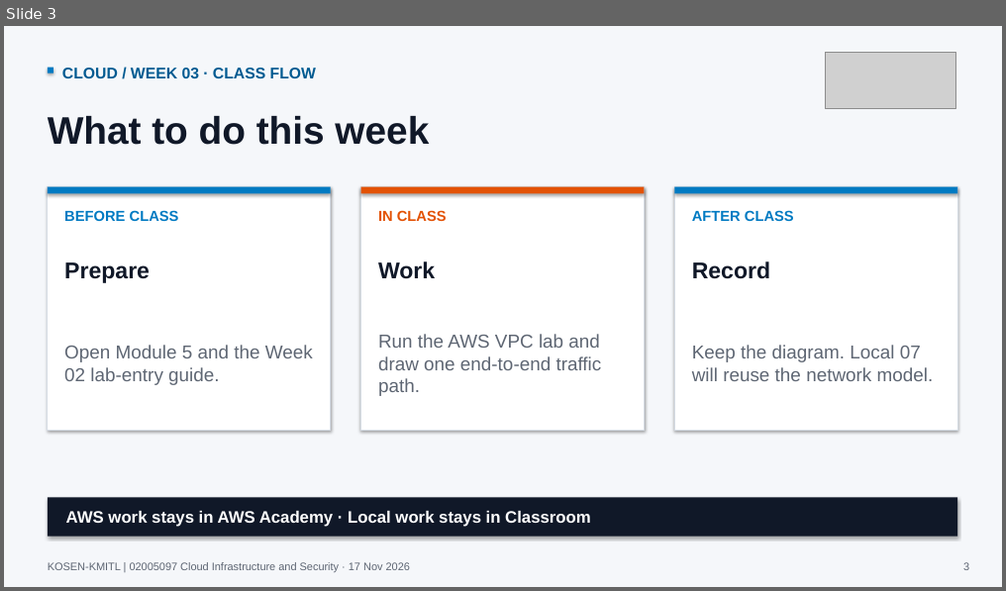
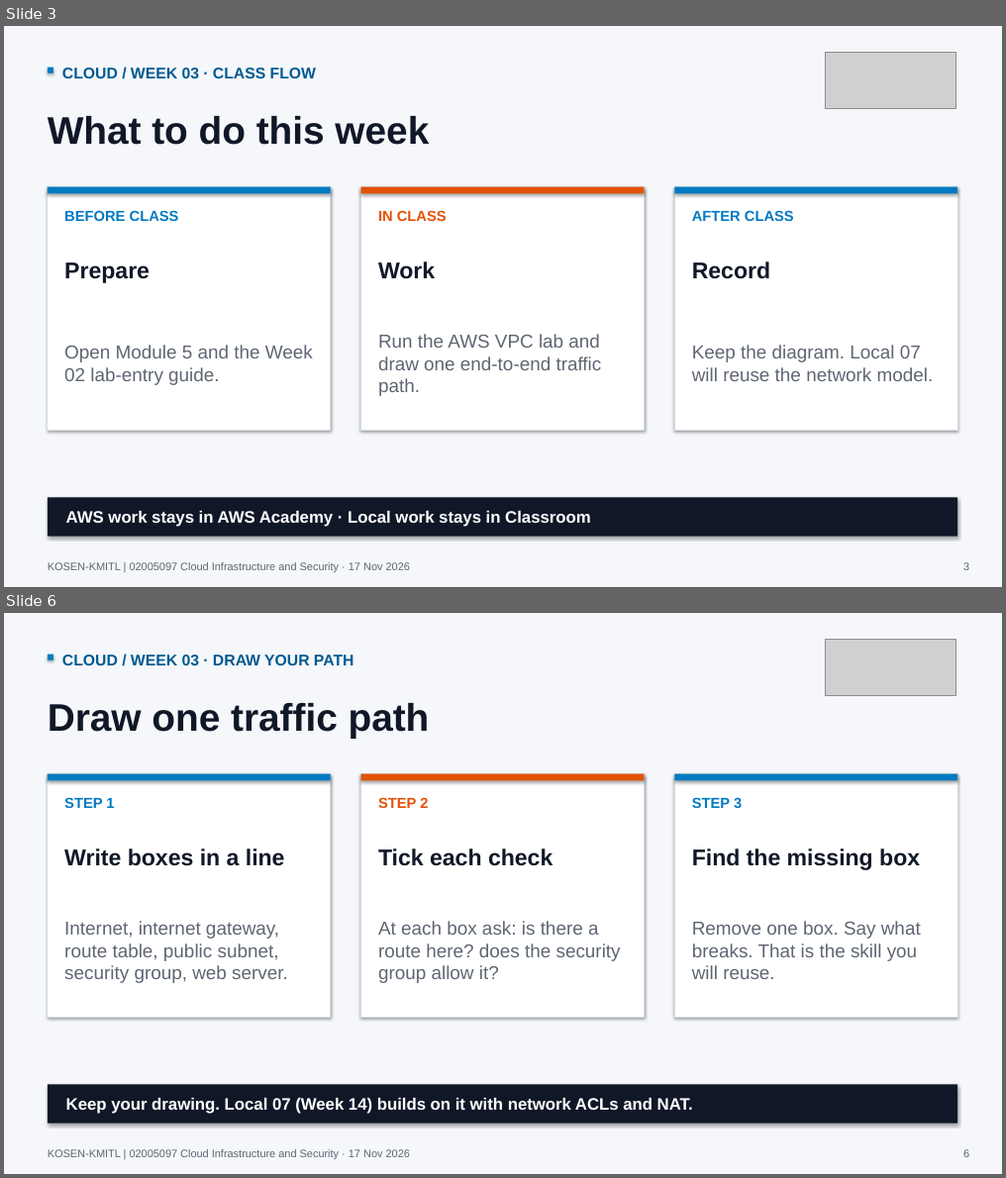
Before and after one commit to nutthakorn7/cloud-infrastructure-security, a slide deck: slides/weekly-bridges/output/Week03_Cloud_Course_Bridge.pptx. Shown one above the other, each under a label of ours: slide 3 before the commit, slides 3 and 6 after it; the slides between them are not shown. The pictures are 1006x591 and 1006x1178 pixels, drawn with LibreOffice and Linux fonts; fonts in the diff are those of the drawing; grey boxes stand for pictures. Boxes give left, top, right and bottom in pixels: in the first picture for what was removed or moved away, otherwise in the second. Text is boxed around its words. In the diff, an @@ line names an element or a change of style, - is before the commit and + after.

```diff
--- a/slides/weekly-bridges/output/Week03_Cloud_Course_Bridge.pptx
+++ b/slides/weekly-bridges/output/Week03_Cloud_Course_Bridge.pptx
@@ slide 6 added at (x1=4, y1=613, x2=1002, y2=1174), background #F5F7FA @@
@@ picture added at (x1=826, y1=639, x2=956, y2=695) @@
@@ rectangle added at (x1=48, y1=655, x2=54, y2=661), fill #007AC2 @@
@@ text added at (x1=62, y1=655, x2=354, y2=665), 15 pt, text #005A91, bold @@
+CLOUD / WEEK 03 · DRAW YOUR PATH
@@ text added at (x1=48, y1=703, x2=430, y2=738), 37 pt, text #101828, bold @@
+Draw one traffic path
@@ rectangle added at (x1=48, y1=774, x2=331, y2=1017), fill #FFFFFF, outline #D5DCE4 0.8 pt @@
@@ rectangle added at (x1=48, y1=774, x2=331, y2=780), fill #007AC2 @@
@@ rectangle added at (x1=361, y1=774, x2=645, y2=1017), fill #FFFFFF, outline #D5DCE4 0.8 pt @@
@@ rectangle added at (x1=361, y1=774, x2=645, y2=780), fill #E35205 @@
@@ rectangle added at (x1=675, y1=774, x2=957, y2=1017), fill #FFFFFF, outline #D5DCE4 0.8 pt @@
@@ rectangle added at (x1=675, y1=774, x2=957, y2=780), fill #007AC2 @@
@@ text added at (x1=64, y1=797, x2=114, y2=808), 14 pt, text #007AC2, bold @@
+STEP 1
@@ text added at (x1=378, y1=797, x2=428, y2=808), 14 pt, text #E35205, bold @@
+STEP 2
@@ text added at (x1=692, y1=797, x2=742, y2=808), 14 pt, text #007AC2, bold @@
+STEP 3
@@ text added at (x1=64, y1=849, x2=285, y2=866), 22 pt, text #101828, bold @@
+Write boxes in a line
@@ text added at (x1=378, y1=849, x2=552, y2=866), 22 pt, text #101828, bold @@
+Tick each check
@@ text added at (x1=692, y1=849, x2=920, y2=870), 22 pt, text #101828, bold @@
+Find the missing box
@@ text added at (x1=64, y1=921, x2=288, y2=983), 18 pt, text #5E6673 @@
+Internet, internet gateway, route table, public subnet, security group, web server.
@@ text added at (x1=378, y1=921, x2=621, y2=983), 18 pt, text #5E6673 @@
+At each box ask: is there a route here? does the security group allow it?
@@ text added at (x1=692, y1=921, x2=921, y2=979), 18 pt, text #5E6673 @@
+Remove one box. Say what breaks. That is the skill you will reuse.
@@ rectangle added at (x1=48, y1=1084, x2=957, y2=1124), fill #101828 @@
@@ text added at (x1=66, y1=1098, x2=693, y2=1114), 16 pt, text #FFFFFF, bold @@
+Keep your drawing. Local 07 (Week 14) builds on it with network ACLs and NAT.
@@ text added at (x1=48, y1=1150, x2=410, y2=1159), 10.5 pt, text #5E6673 @@
+KOSEN-KMITL | 02005097 Cloud Infrastructure and Security · 17 Nov 2026
@@ text added at (x1=963, y1=1150, x2=969, y2=1157), 10.5 pt, text #5E6673 @@
+6
```
Also in this commit, not shown: 2 other slides added, 2 other files.
